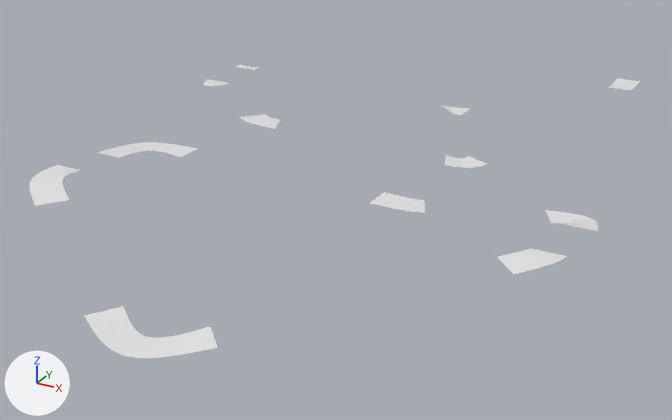
The FBX model Houdini/curve.fbx, before and after one commit.
Camera for both pictures: a camera (50 mm lens) standing at (207.0, -314.0, 113.0) and looking at (60.0, -46.0, -21.0). Every picture has the same lights, and +X, +Y and +Z are marked at lower left. Where no turn or scale is listed for an object, it has been applied to the vertices.

Objects in the first picture: 'geo1'.
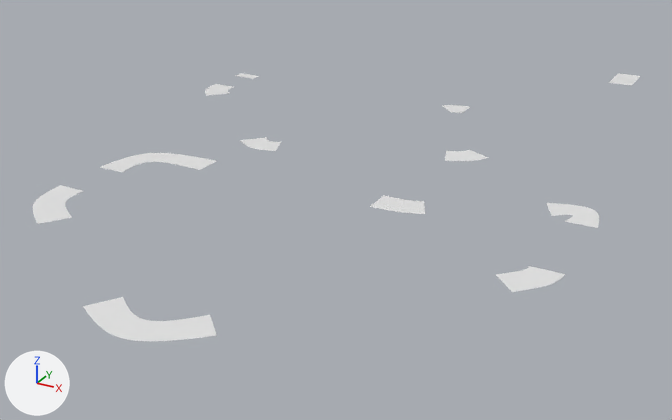
What differs and where, as boxes [x1, y1, x2, y2] in the pictures (672 x 420 px; the box of a moved part takes in the faces that stretch with it):
'geo1', reshaped (9% shorter): before [30, 65, 640, 358]; after [33, 73, 640, 341]
part 1 of me_geo1, moved or reshaped: before [235, 65, 259, 70]; after [236, 73, 259, 79]
part 2 of me_geo1, moved or reshaped: before [30, 165, 80, 206]; after [33, 185, 82, 224]
part 3 of me_geo1, added: after [100, 153, 216, 172]
part 4 of me_geo1, added: after [445, 150, 488, 161]
part 5 of me_geo1, added: after [609, 73, 640, 86]
part 6 of me_geo1, added: after [240, 137, 281, 151]
part 7 of me_geo1, added: after [205, 84, 233, 96]
part 8 of me_geo1, added: after [546, 203, 599, 228]
part 9 of me_geo1, added: after [495, 266, 565, 292]
part 10 of me_geo1, added: after [83, 297, 217, 341]
part 11 of me_geo1, deleted: before [84, 78, 640, 358]
part 12 of me_geo1, moved or reshaped: before [370, 106, 470, 213]; after [370, 105, 470, 214]

The change, as a diff of the scene's bpy script:
```diff
--- a/Houdini/curve.fbx.py
+++ b/Houdini/curve.fbx.py
@@ me_geo1 @@
 # used by ob_geo1; location = (0.0, 0.0, 0.0)
-me_geo1.from_pydata(...)  # 504 vertices, 240 faces; spans x -30.0..155.0, y -175.0..110.0, z -5.0..9.0
+me_geo1.from_pydata(...)  # 734 vertices, 355 faces; spans x -30.0..155.0, y -175.0..110.0, z 0.0
+# me_geo1 part 1: the loose piece of 12 vertices spanning x -30.0..-20.0, y 22.0..28.0, z 4.0 is moved by (0.0, 0.0, -4.0)
+# me_geo1 part 2: the loose piece of 102 vertices spanning x -5.0..16.0, y -138.0..-113.0, z 6.0..8.0 is scaled about the mesh origin by (0.999, 1, 0)
+# me_geo1 part 3: a new loose piece of 102 vertices spanning x -5.0..26.0, y -94.0..-70.0, z 0.0
+# me_geo1 part 4: a new loose piece of 52 vertices spanning x 91.0..107.0, y -32.0..-18.0, z 0.0
+# me_geo1 part 5: a new loose piece of 52 vertices spanning x 120.0..130.0, y 92.0..110.0, z 0.0
+# me_geo1 part 6: a new loose piece of 52 vertices spanning x 21.0..39.0, y -54.0..-41.0, z 0.0
+# me_geo1 part 7: a new loose piece of 52 vertices spanning x -30.0..-16.0, y -9.0..8.0, z 0.0
+# me_geo1 part 8: a new loose piece of 52 vertices spanning x 136.0..155.0, y -62.0..-49.0, z 0.0
+# me_geo1 part 9: a new loose piece of 52 vertices spanning x 139.0..155.0, y -111.0..-95.0, z 0.0
+# me_geo1 part 10: a new loose piece of 52 vertices spanning x 56.0..93.0, y -175.0..-157.0, z 0.0
+# me_geo1 part 11: 8 loose pieces with 276 vertices, spanning x -30.0..155.0, y -175.0..110.0, z -5.0..9.0, are deleted
+# me_geo1 part 12
+# 94 vertices are removed from x 71.0..104.0, y -80.0..30.0, z -1.0..1.0
+# 49 faces are deleted
+# 2 vertices move within x 71.0..107.0, y -77.0..28.0, z 0.0
+# 134 vertices are added at x 71.0..107.0, y -80.0..30.0, z 0.0
+# 69 new faces join them
```
